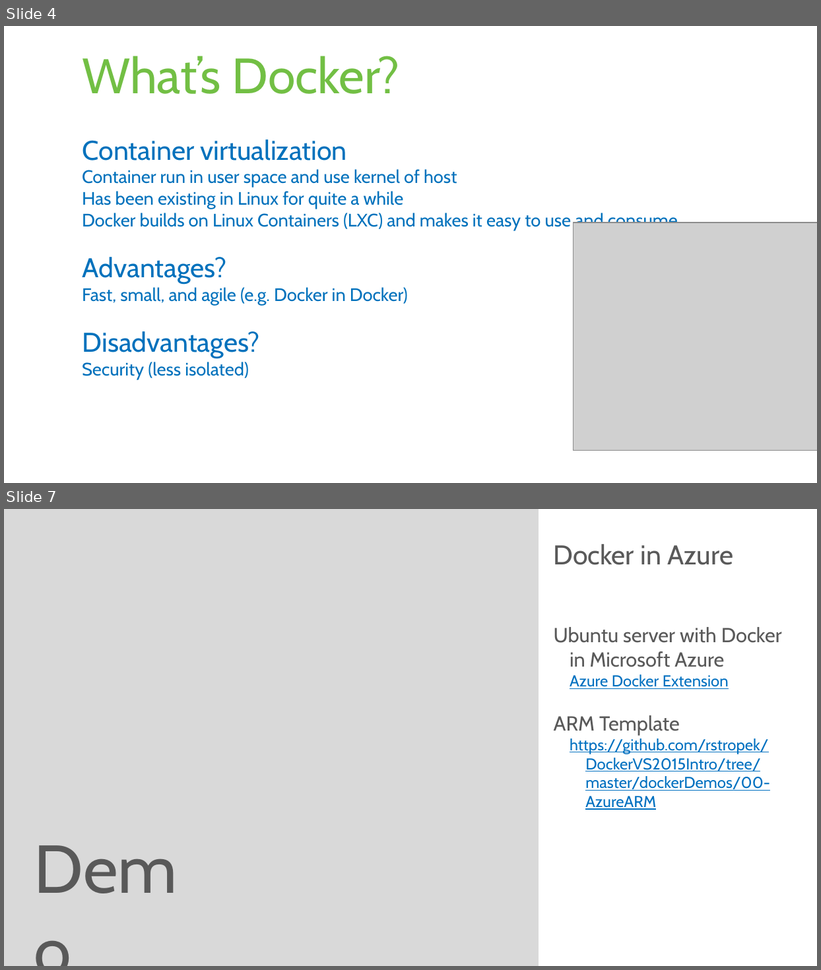
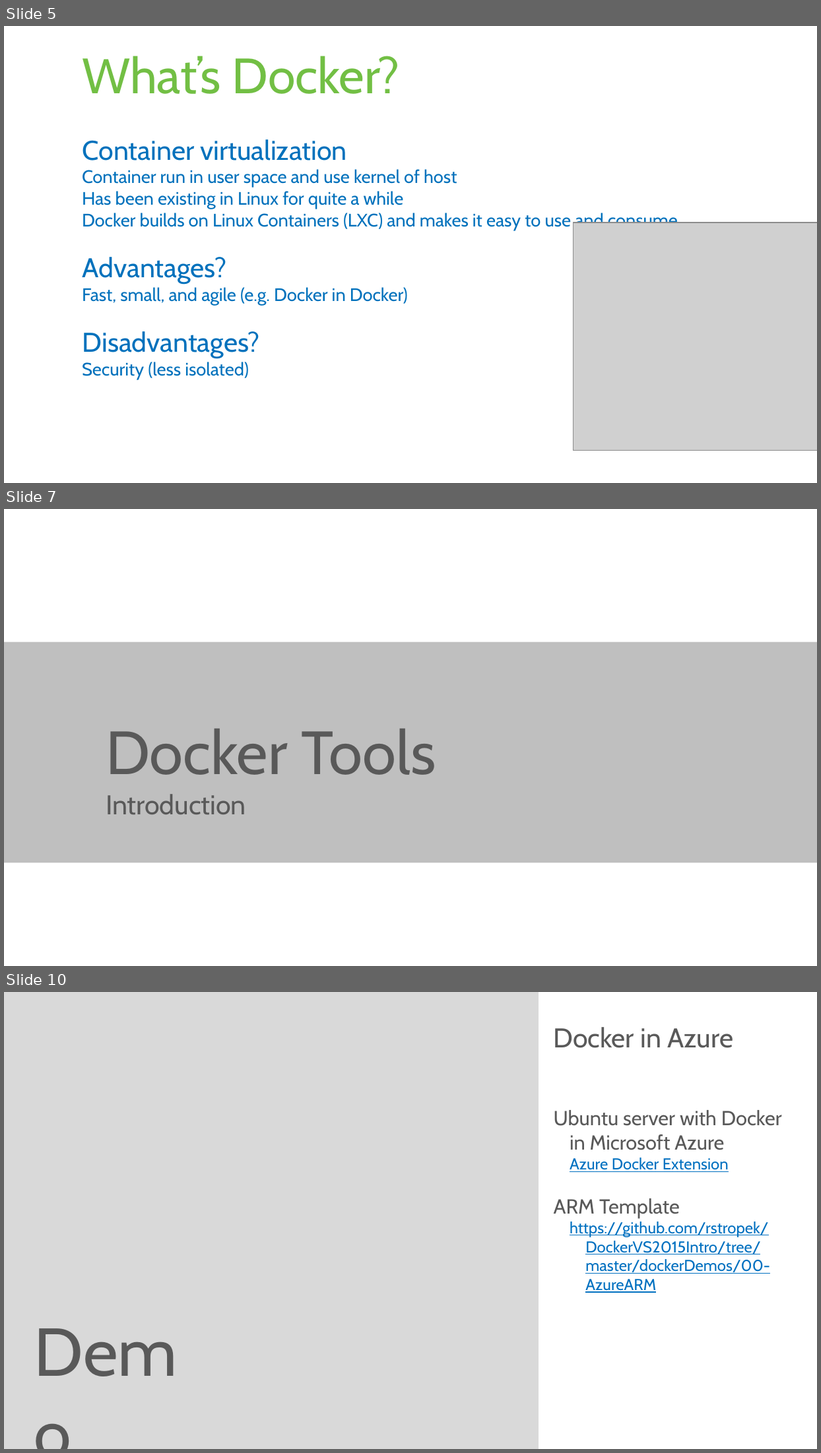
Before and after one commit to rstropek/DockerVS2015Intro, a slide deck: slides/Docker-Workshop.pptx. Shown one above the other, each under a label of ours: slides 4 and 7 before the commit, slides 5, 7 and 10 after it; the slides between them are not shown. The pictures are 821x970 and 821x1453 pixels, drawn with LibreOffice and Linux fonts; fonts in the diff are those of the drawing; grey boxes stand for pictures. Boxes give left, top, right and bottom in pixels: in the first picture for what was removed or moved away, otherwise in the second. Text is boxed around its words. In the diff, an @@ line names an element or a change of style, - is before the commit and + after.

```diff
--- a/slides/Docker-Workshop.pptx
+++ b/slides/Docker-Workshop.pptx
@@ slide 7 added at bbox=[4, 509, 817, 966], background #FFFFFF @@
@@ rectangle added at bbox=[4, 642, 817, 863], fill #BFBFBF @@
@@ title added at bbox=[106, 729, 436, 775], 54 pt, text #595959 @@
+Docker Tools
@@ text added at bbox=[106, 794, 246, 815], 24 pt, text #595959 @@
+Introduction
@@ what was slide 4 is now slide 5 @@
@@ what was slide 7 is now slide 10 @@
```
Also in this commit, not shown: 2 slides changed, 8 other slides added, 4 other files.
